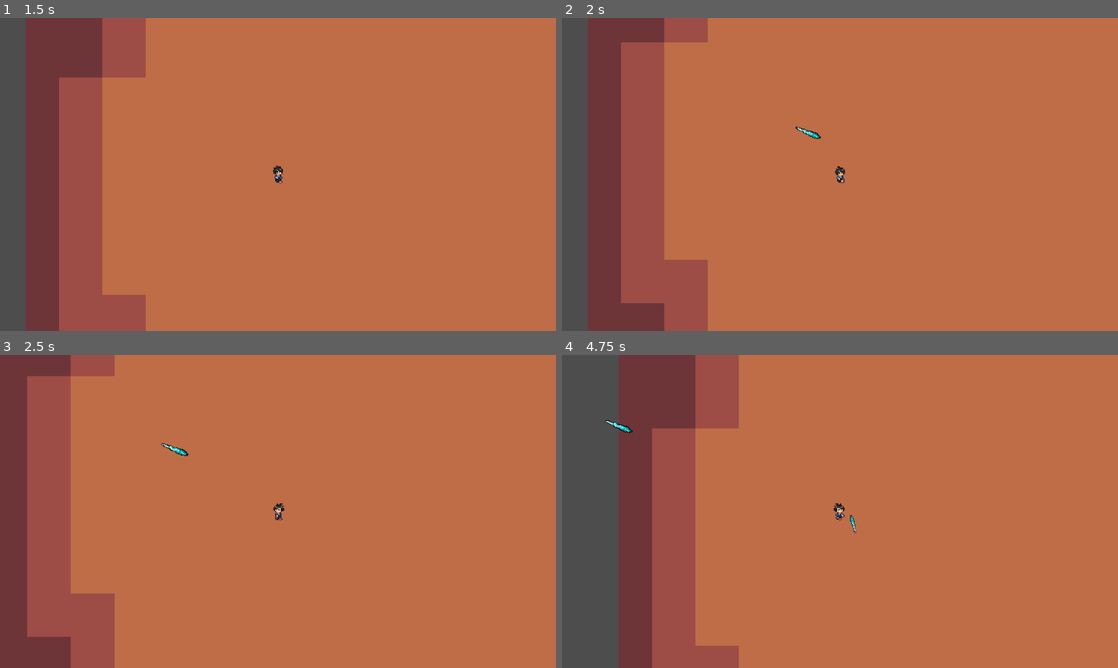
Above: before the commit, frames 1-4 (two rows, left to right).
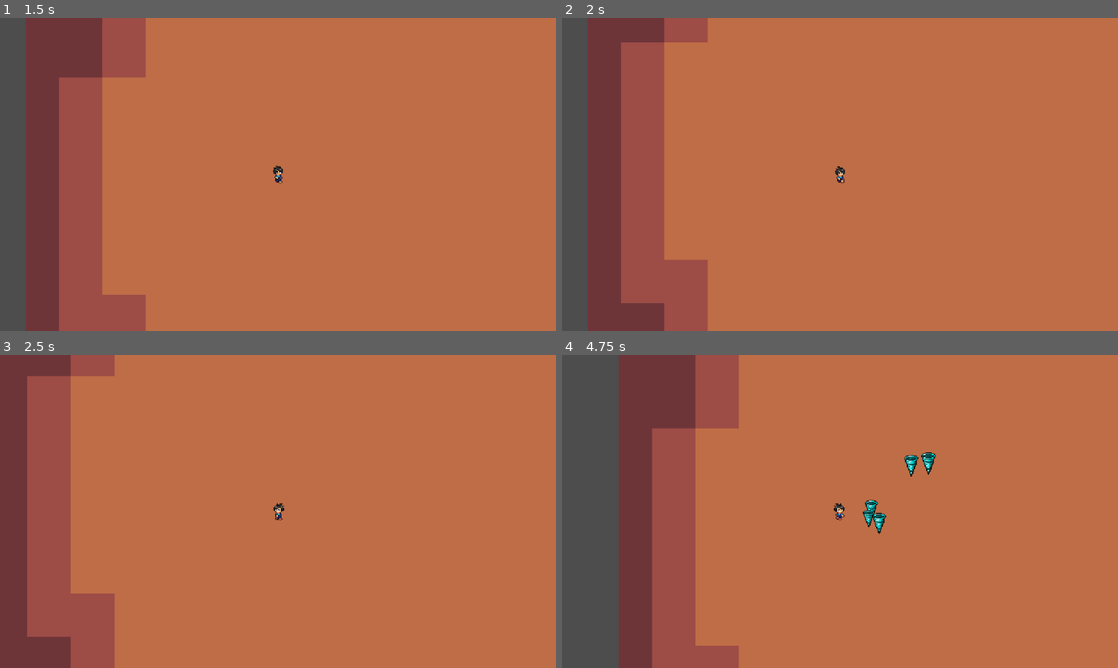
Above: after the commit, the same moments.

Repository: DavidRiusB/HeroCitySiege
Game: Godot game, scene res://world/world.tscn
The game is run twice, just before and just after one commit, with the same random seed, the same clock (stepped at 60 frames per second) and the same inputs. The project has no main scene, so this scene is started directly.
Inputs:
- Up to frame 1 (1.5 s): tap Enter at 0.5 s; hold D (right) 0.53-1.28 s; hold S (down) from 1.28 s (still down)
- Up to frame 2 (2 s): keep holding S (down)
- Up to frame 3 (2.5 s): release S (down) at 2.03 s; hold D (right) from 2.03 s (still down)
- Up to frame 4 (4.75 s): release D (right) at 2.78 s; hold W (up) 2.78-3.53 s; hold A (left) from 3.53 s (still down)

Frame 1 is identical in both runs. In frame 2, less than 0.1% of the frame differs, in the area x 42-47%, y 34-39%; in frame 3, less than 0.1%; in frame 4, 0.6%, in the area x 7-68%, y 20-58%.

Commit message:
Add tornado attack
Hardoced to player, just for change attack testing and develpment

Diff:
--- a/scenes/enemies/explosion.tscn
+++ b/scenes/enemies/explosion.tscn
@@ -3,6 +3,21 @@
 [ext_resource type="Texture2D" uid="uid://bslbtxlt6akq6" path="res://assets/effects/explosion_pixelfied.png" id="1_82hkh"]
 [ext_resource type="Script" uid="uid://unx3mrvwcot1" path="res://scenes/enemies/explosion.gd" id="2_ffdh3"]
 [ext_resource type="AudioStream" uid="uid://bfe1p6ga8qny2" path="res://assets/audio/SoundEffect/enemy_death.ogg" id="2_hys74"]
+
+[sub_resource type="Animation" id="Animation_bgf51"]
+length = 0.001
+tracks/0/type = "value"
+tracks/0/imported = false
+tracks/0/enabled = true
+tracks/0/path = NodePath(".:frame")
+tracks/0/interp = 1
+tracks/0/loop_wrap = true
+tracks/0/keys = {
+"times": PackedFloat32Array(0),
+"transitions": PackedFloat32Array(1),
+"update": 1,
+"values": [0]
+}
 
 [sub_resource type="Animation" id="Animation_ffdh3"]
 resource_name = "explode"
@@ -18,21 +33,6 @@
 "transitions": PackedFloat32Array(1, 1, 1, 1, 1, 1, 1, 1, 1, 1, 1, 1, 1, 1, 1, 1),
 "update": 1,
 "values": [0, 1, 2, 3, 4, 5, 6, 7, 8, 9, 10, 11, 12, 13, 14, 15]
-}
-
-[sub_resource type="Animation" id="Animation_bgf51"]
-length = 0.001
-tracks/0/type = "value"
-tracks/0/imported = false
-tracks/0/enabled = true
-tracks/0/path = NodePath(".:frame")
-tracks/0/interp = 1
-tracks/0/loop_wrap = true
-tracks/0/keys = {
-"times": PackedFloat32Array(0),
-"transitions": PackedFloat32Array(1),
-"update": 1,
-"values": [0]
 }
 
 [sub_resource type="AnimationLibrary" id="AnimationLibrary_w4g6p"]
--- /dev/null
+++ b/scenes/player/Attack/tornado.gd
@@ -0,0 +1,78 @@
+extends Area2D
+
+var level = 1
+var hp = 9999
+var speed = 100.0
+var damage = 5
+var knockback_amount = 100
+var attack_size = 1.0
+var counter = 5
+
+var last_movement = Vector2.ZERO
+var angle = Vector2.ZERO
+var angle_less = Vector2.ZERO
+var angle_more = Vector2.ZERO
+
+signal remove_from_arr(object)
+
+@onready var player = get_tree().get_first_node_in_group("player")
+
+func _ready() -> void:
+	match level:
+		1:
+			hp = 9999
+			speed = 100.0
+			damage = 5
+			knockback_amount = 100
+			attack_size = 1.0
+
+	var move_to_less = Vector2.ZERO
+	var move_to_more = Vector2.ZERO
+
+	match last_movement:
+		Vector2.UP, Vector2.DOWN:
+			move_to_less = global_position + Vector2(randf_range(-0.25, -1), last_movement.y) * 500
+			move_to_more = global_position + Vector2(randf_range(1, 0.25), last_movement.y) * 500
+
+		Vector2.RIGHT, Vector2.LEFT:
+			move_to_less = global_position + Vector2(last_movement.x, randf_range(-0.25, -1)) * 500
+			move_to_more = global_position + Vector2(last_movement.x, randf_range( 1, 0.25)) * 500
+
+# To do DIagonals
+
+	# Calculate the angles (correct way!)
+	angle_less = global_position.direction_to(move_to_less)
+	angle_more = global_position.direction_to(move_to_more)
+
+	var initial_tween = create_tween().set_parallel(true)
+	initial_tween.tween_property(self, "scale", Vector2(1,1) * attack_size, 3).set_trans(Tween.TRANS_QUINT).set_ease(Tween.EASE_OUT)
+	var final_speed = speed
+	speed = speed/5
+	initial_tween.tween_property(self, "speed", final_speed, 6).set_trans(Tween.TRANS_QUINT).set_ease(Tween.EASE_OUT)
+	var tween = create_tween()
+	var set_angle = randi_range(0,1)
+	if set_angle == 1:
+		angle = angle_less
+		tween.tween_property(self, "angle", angle_more, 2)
+		tween.tween_property(self, "angle", angle_less, 2)
+		tween.tween_property(self, "angle", angle_more, 2)
+		tween.tween_property(self, "angle", angle_less, 2)
+		tween.tween_property(self, "angle", angle_more, 2)
+		tween.tween_property(self, "angle", angle_less, 2)
+	else:
+		angle = angle_more
+		tween.tween_property(self, "angle", angle_less, 2)
+		tween.tween_property(self, "angle", angle_more, 2)
+		tween.tween_property(self, "angle", angle_less, 2)
+		tween.tween_property(self, "angle", angle_more, 2)
+		tween.tween_property(self, "angle", angle_less, 2)
+		tween.tween_property(self, "angle", angle_more, 2)
+	tween.play()
+
+func _physics_process(delta: float) -> void:
+	position += angle * speed * delta
+
+
+func _on_timer_timeout() -> void:
+	emit_signal("remove_from_arr")
+	queue_free()
--- /dev/null
+++ b/scenes/player/Attack/tornado.tscn
@@ -0,0 +1,32 @@
+[gd_scene load_steps=5 format=3 uid="uid://cjwqeto6j3rkw"]
+
+[ext_resource type="Texture2D" uid="uid://b4p8r3htpy7tw" path="res://assets/items/Weapons/tornado.png" id="1_t8m2s"]
+[ext_resource type="Script" uid="uid://c67jspdw7qgcm" path="res://scenes/player/Attack/tornado.gd" id="1_uatht"]
+[ext_resource type="AudioStream" uid="uid://sq11v2n2kfob" path="res://assets/audio/SoundEffect/tornado.ogg" id="3_1agu6"]
+
+[sub_resource type="RectangleShape2D" id="RectangleShape2D_uatht"]
+size = Vector2(17, 26)
+
+[node name="Tornado" type="Area2D" groups=["attack"]]
+top_level = true
+scale = Vector2(0.1, 0.1)
+collision_layer = 4
+script = ExtResource("1_uatht")
+
+[node name="Sprite2D" type="Sprite2D" parent="."]
+texture = ExtResource("1_t8m2s")
+
+[node name="CollisionShape2D" type="CollisionShape2D" parent="." groups=["attack"]]
+position = Vector2(0.5, 1)
+shape = SubResource("RectangleShape2D_uatht")
+
+[node name="Timer" type="Timer" parent="."]
+wait_time = 10.0
+one_shot = true
+autostart = true
+
+[node name="snd_attack" type="AudioStreamPlayer2D" parent="."]
+stream = ExtResource("3_1agu6")
+autoplay = true
+
+[connection signal="timeout" from="Timer" to="." method="_on_timer_timeout"]
--- a/scenes/player/player.gd
+++ b/scenes/player/player.gd
@@ -7,16 +7,27 @@
 
 # Attacks
 var ice_spear = preload("res://scenes/player/Attack/ice_spear.tscn")
+var tornado = preload("res://scenes/player/Attack/tornado.tscn")
 
 # Attack Nodes
 @onready var ability_timer = get_node("%AbilityTimer")
 @onready var attack_timer = get_node("%AttackTimer")
+@onready var tornado_timer = get_node("%TornadoTimer")
+@onready var tornado_attack_timer = get_node("%TornadoAttackTimer")
+
 
 # Ice Spear Attributes
 var ice_spear_ammo = 0
 var ice_spear_base_ammo = 1
 var ice_spear_attack_speed = 1.5
-var ice_spear_level = 1
+var ice_spear_level = 0
+
+# Tornado Attributes
+
+var tornado_ammo = 0
+var tornado_base_ammo = 5
+var tornado_attack_speed = 3
+var tornado_level = 1
 
 #Enemy Related
 var enemy_close = []
@@ -42,6 +53,7 @@
 
 func _physics_process(delta: float) -> void:
 	movement()
+	print("Last direction:", last_direction)
 
 func movement():
 	var input_vector = Vector2(
@@ -50,6 +62,7 @@
 	).normalized()
 
 	if input_vector != Vector2.ZERO:
+
 		velocity = input_vector * movement_speed
 		update_animation(input_vector)
 		last_direction = input_vector
@@ -85,11 +98,19 @@
 		ability_timer.wait_time = ice_spear_attack_speed
 		if ability_timer.is_stopped():
 			ability_timer.start()
+	if tornado_level > 0:
+		tornado_timer.wait_time = tornado_attack_speed
+		if tornado_timer.is_stopped():
+			tornado_timer.start()
 
 
 func _on_ability_timer_timeout() -> void:
 	ice_spear_ammo += ice_spear_base_ammo
 	attack_timer.start()
+
+func _on_tornado_timer_timeout() -> void:
+	tornado_ammo += tornado_base_ammo
+	tornado_attack_timer.start()
 
 
 func _on_attack_timer_timeout() -> void:
@@ -104,6 +125,19 @@
 			attack_timer.start()
 		else:
 			attack_timer.stop()
+
+func _on_tornado_attack_timer_timeout() -> void:
+	if tornado_ammo > 0:
+		var tornado_attack = tornado.instantiate()
+		tornado_attack.position = position
+		tornado_attack.last_movement = last_direction
+		tornado_attack.level = tornado_level
+		add_child(tornado_attack)
+		tornado_ammo -= 1
+		if tornado_ammo > 0:
+			tornado_timer.start()
+		else:
+			tornado_attack_timer.stop()
 
 
 func get_random_target():
--- a/scenes/player/player.tscn
+++ b/scenes/player/player.tscn
@@ -40,6 +40,14 @@
 unique_name_in_owner = true
 wait_time = 0.075
 
+[node name="TornadoTimer" type="Timer" parent="Attack"]
+unique_name_in_owner = true
+wait_time = 3.0
+
+[node name="TornadoAttackTimer" type="Timer" parent="Attack/TornadoTimer"]
+unique_name_in_owner = true
+wait_time = 0.2
+
 [node name="EnemyDetectionArea" type="Area2D" parent="."]
 collision_layer = 4
 collision_mask = 4
@@ -51,6 +59,8 @@
 [connection signal="hurt" from="HurtBox" to="." method="_on_hurt_box_hurt"]
 [connection signal="timeout" from="Attack/AbilityTimer" to="." method="_on_ability_timer_timeout"]
 [connection signal="timeout" from="Attack/AbilityTimer/AttackTimer" to="." method="_on_attack_timer_timeout"]
+[connection signal="timeout" from="Attack/TornadoTimer" to="." method="_on_tornado_timer_timeout"]
+[connection signal="timeout" from="Attack/TornadoTimer/TornadoAttackTimer" to="." method="_on_tornado_attack_timer_timeout"]
 [connection signal="body_entered" from="EnemyDetectionArea" to="." method="_on_enemy_detection_area_body_entered"]
 [connection signal="body_exited" from="EnemyDetectionArea" to="." method="_on_enemy_detection_area_body_exited"]
 
Not shown, added: scenes/player/Attack/tornado.gd.uid
